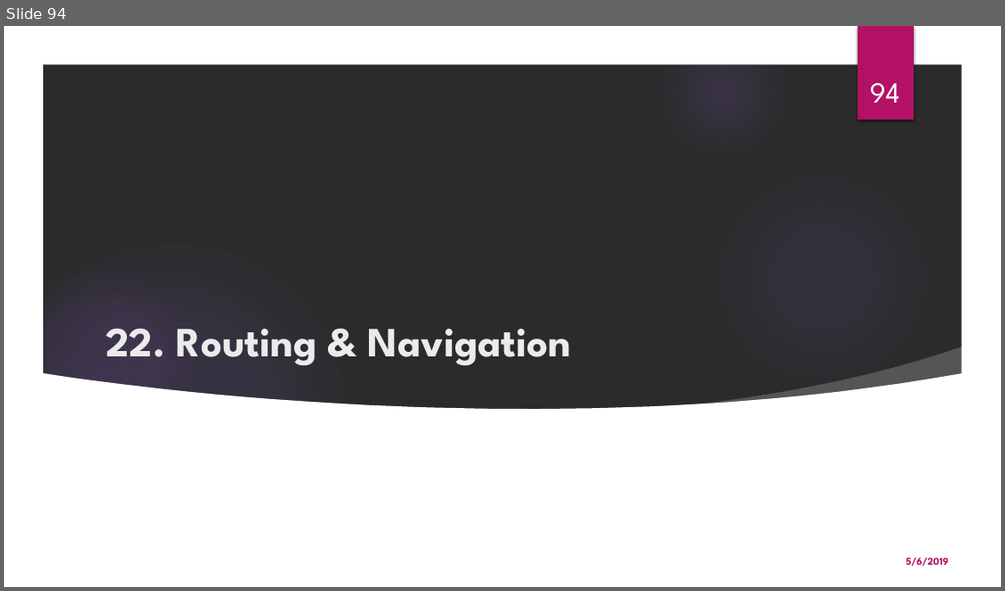
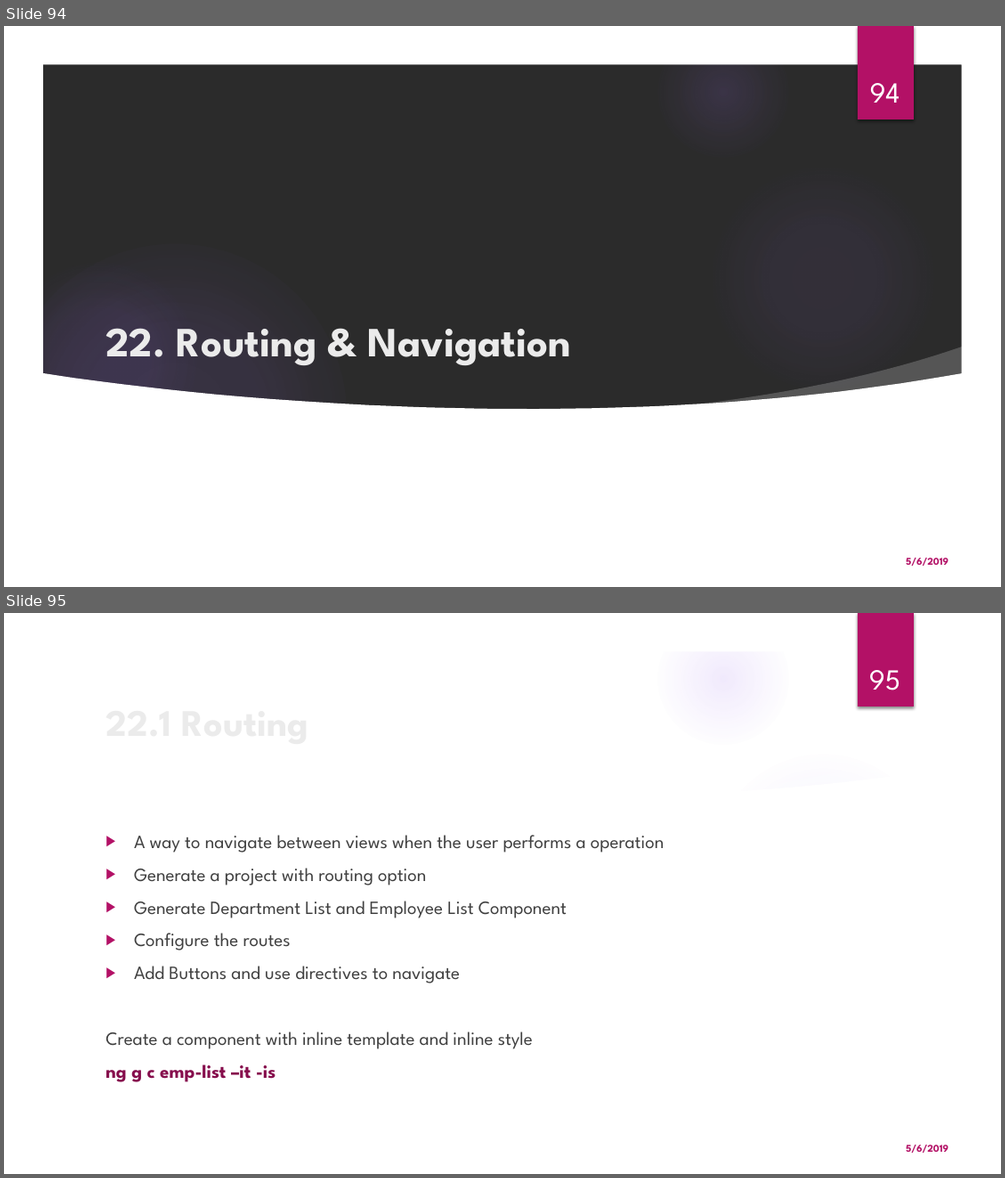
Before and after one commit to monicka2479/AngularSession, a slide deck: Angular Presentation.pptx. Shown one above the other, each under a label of ours: slide 94 before the commit, slides 94 and 95 after it. The pictures are 1005x591 and 1005x1178 pixels, drawn with LibreOffice and Linux fonts; fonts in the diff are those of the drawing; background and template pictures are left out; a plain dark background stands for a picture behind light text. Boxes give left, top, right and bottom in pixels: in the first picture for what was removed or moved away, otherwise in the second. Text is boxed around its words. In the diff, an @@ line names an element or a change of style, - is before the commit and + after.

Commit message:
Created routing example

```diff
--- a/Angular Presentation.pptx
+++ b/Angular Presentation.pptx
@@ slide 95 added at (x1=4, y1=613, x2=1001, y2=1174), background picture (left out); not listed: 7 template elements that a slide beside it also shows @@
@@ page number added at (x1=869, y1=670, x2=900, y2=690), 28 pt, text #FFFFFF @@
+95
@@ freeform shape added at (x1=697, y1=738, x2=970, y2=819), fill #FFFFFF at 20% opacity @@
@@ freeform shape added at (x1=41, y1=765, x2=963, y2=1136), fill #FFFFFF @@
@@ text added at (x1=105, y1=835, x2=663, y2=1082), 18 pt, text #404040 @@
+▶ A way to navigate between views when the user performs a operation
+▶ Generate a project with routing option
+▶ Generate Department List and Employee List Component
+▶ Configure the routes
+▶ Add Buttons and use directives to navigate
+Create a component with inline template and inline style
+ng g c emp-list –it -is
@@ title added at (x1=318, y1=868, x2=372, y2=885), 36 pt, text #EBEBEB, bold @@
+22.1 Routing
@@ text added at (x1=906, y1=1144, x2=948, y2=1152), 10 pt, text #B31166, bold @@
+5/6/2019
```
Also in this commit, not shown: 32 other files.
